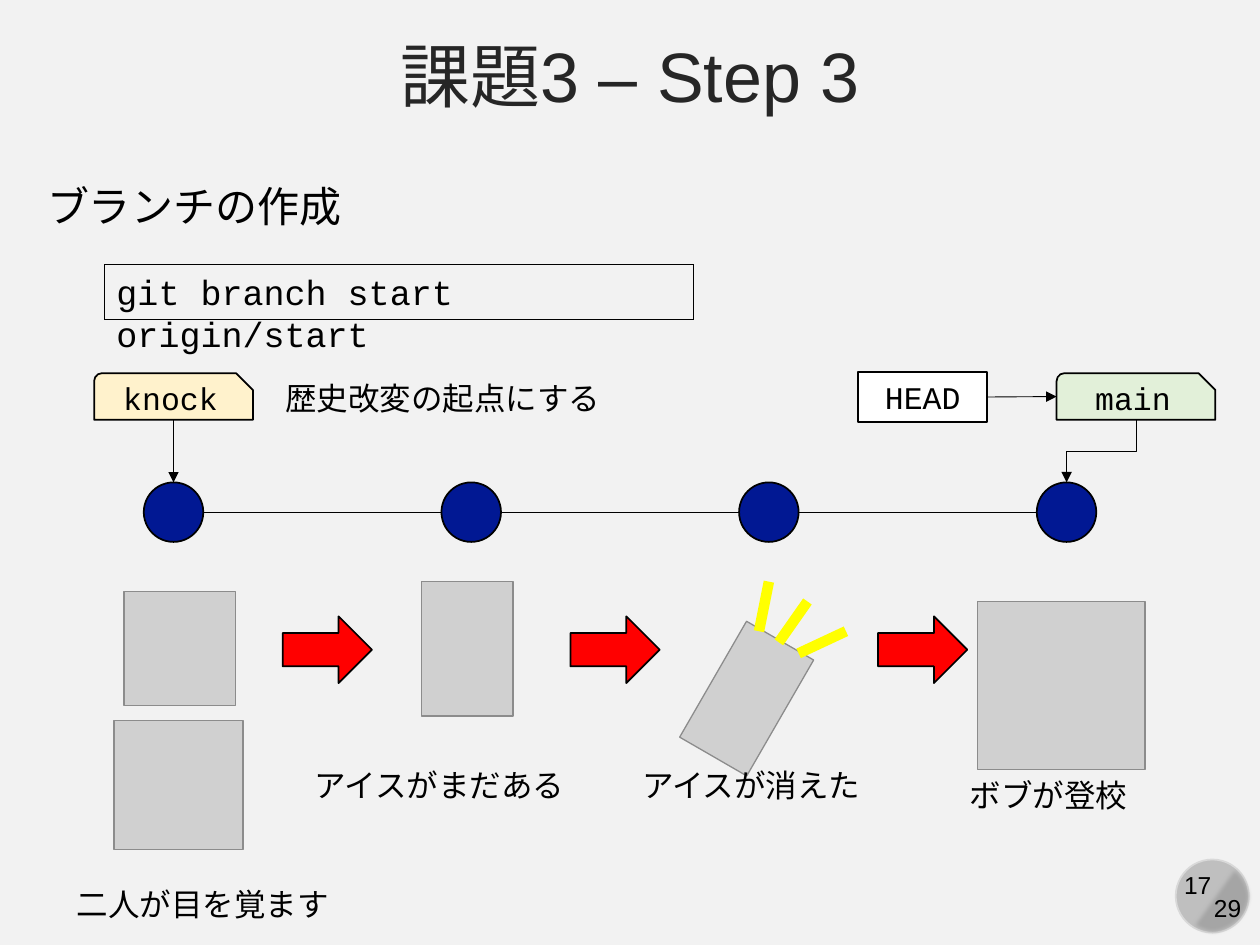
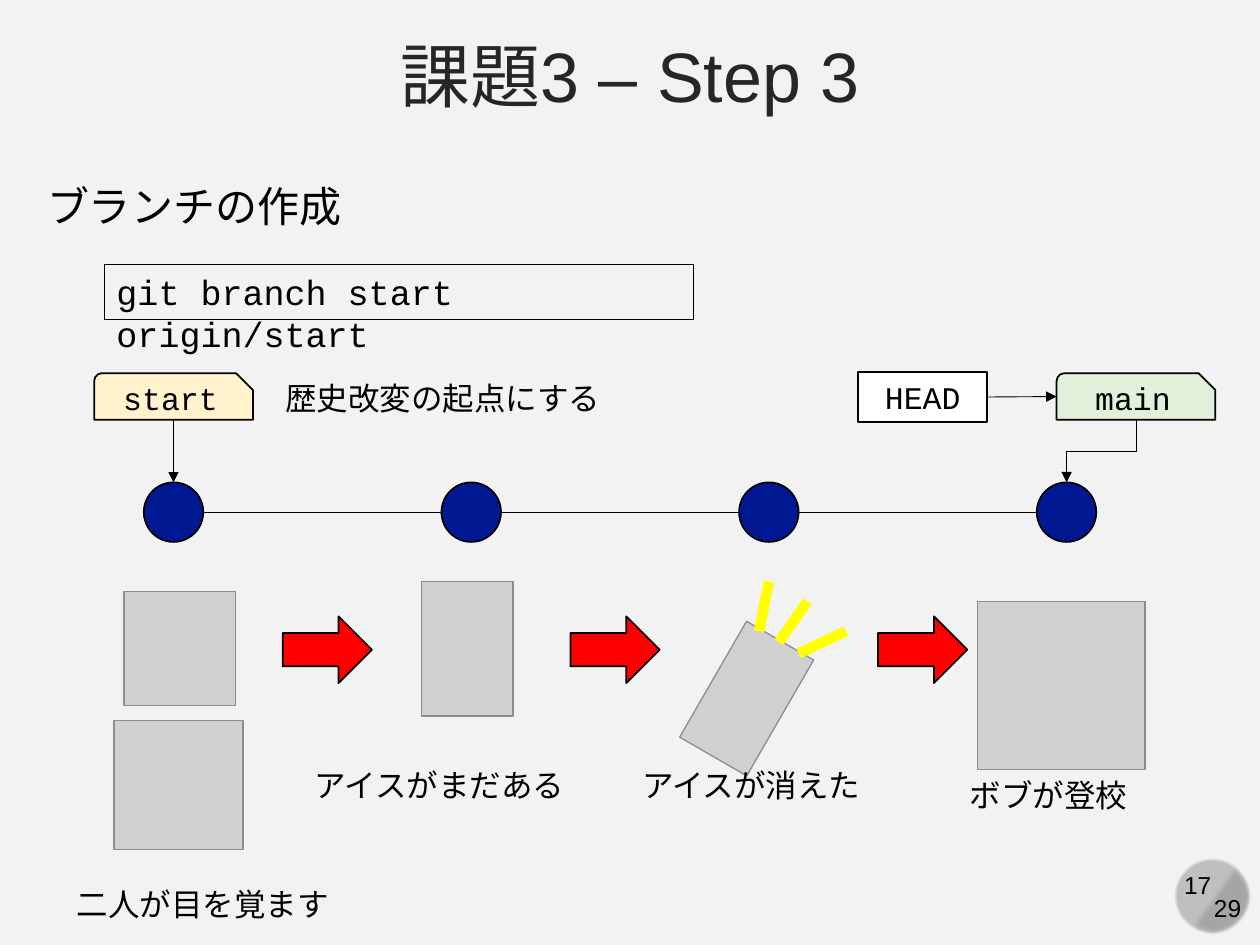
Before and after one commit to kaityo256/github, a slide deck: slide 17 of practice_advanced/fig/slide.pptx. Drawn at 1260x945 pixels with LibreOffice and Linux fonts; fonts in the diff are those of the drawing; grey boxes stand for pictures. Boxes give left, top, right and bottom in pixels: in the first picture for what was removed or moved away, otherwise in the second. Text is boxed around its words. In the diff, an @@ line names an element or a change of style, - is before the commit and + after.

```diff
--- a/practice_advanced/fig/slide.pptx
+++ b/practice_advanced/fig/slide.pptx
@@ text in snip round rect at (123, 389, 217, 411): text changed @@
-knock
+start
```
Also in this commit, not shown: 1 other slide changed, 1 other file.
